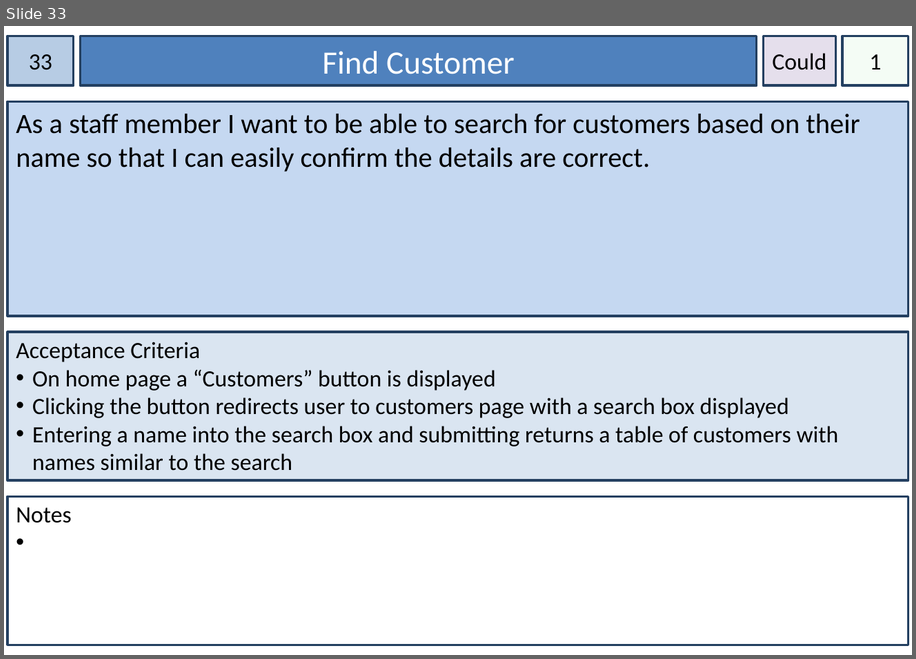
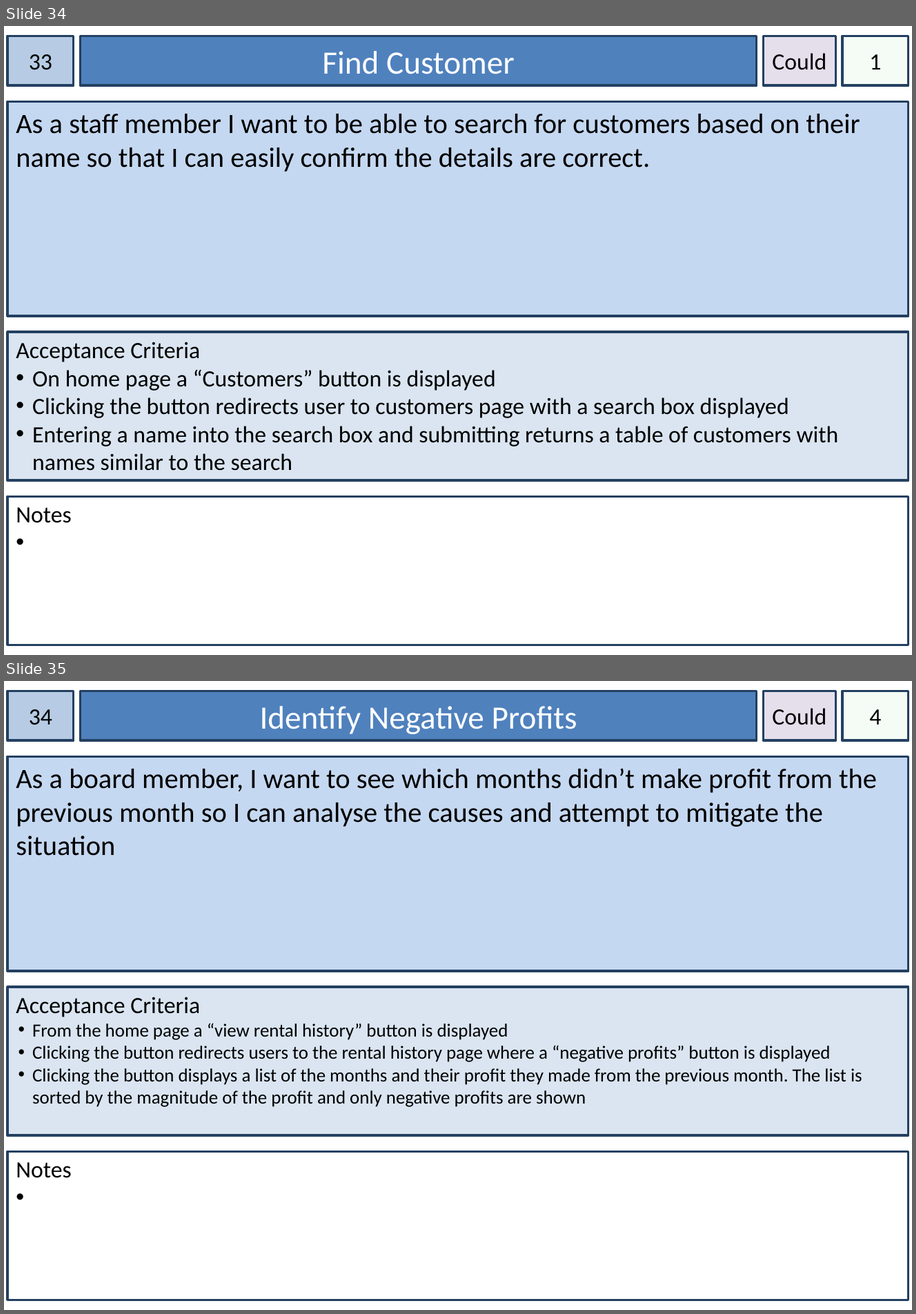
Before and after one commit to Azsorlex26/IFB299-Vroom-x3-Car-Rentals, a slide deck: User Story Cards.pptx. Shown one above the other, each under a label of ours: slide 33 before the commit, slides 34 and 35 after it. The pictures are 916x659 and 916x1314 pixels, drawn with LibreOffice and Linux fonts; fonts in the diff are those of the drawing. Boxes give left, top, right and bottom in pixels: in the first picture for what was removed or moved away, otherwise in the second. Text is boxed around its words. In the diff, an @@ line names an element or a change of style, - is before the commit and + after.

```diff
--- a/User Story Cards.pptx
+++ b/User Story Cards.pptx
@@ slide 35 added at (4,681,912,1310), background #FFFFFF @@
@@ rectangle added at (7,691,74,740), fill #B7CCE4, outline #244061 2 pt, 20 pt, text #000000 @@
+34
@@ rectangle added at (81,691,757,740), fill #4F81BD, outline #244061 2 pt, 28 pt, text #FFFFFF @@
+Identify Negative Profits
@@ rectangle added at (764,691,837,740), fill #E5DFEC, outline #244061 2 pt, 20 pt, text #000000 @@
+Could
@@ rectangle added at (842,691,909,740), fill #CCF0CD at 20% opacity, outline #244061 2 pt, 20 pt, text #000000 @@
+4
@@ rectangle added at (7,756,909,971), fill #C5D8F1, outline #244061 2 pt, 24 pt, text #000000 @@
+As a board member, I want to see which months didn’t make profit from the previous month so I can analyse the causes and attempt to mitigate the situation
@@ rectangle added at (7,987,909,1136), fill #DAE5F1, outline #244061 2 pt, 16 pt, text #000000 @@
+Acceptance Criteria
+• From the home page a “view rental history” button is displayed
+• Clicking the button redirects users to the rental history page where a “negative profits” button is displayed
+• Clicking the button displays a list of the months and their profit they made from the previous month. The list is sorted by the magnitude of the profit and only negative profits are shown
@@ rectangle added at (7,1152,909,1300), fill #FFFFFF, outline #244061 2 pt, 20 pt, text #000000 @@
+Notes
@@ what was slide 33 is now slide 34 @@
```
Also in this commit, not shown: 1 slide changed, 2 other slides added, 3 other files.
